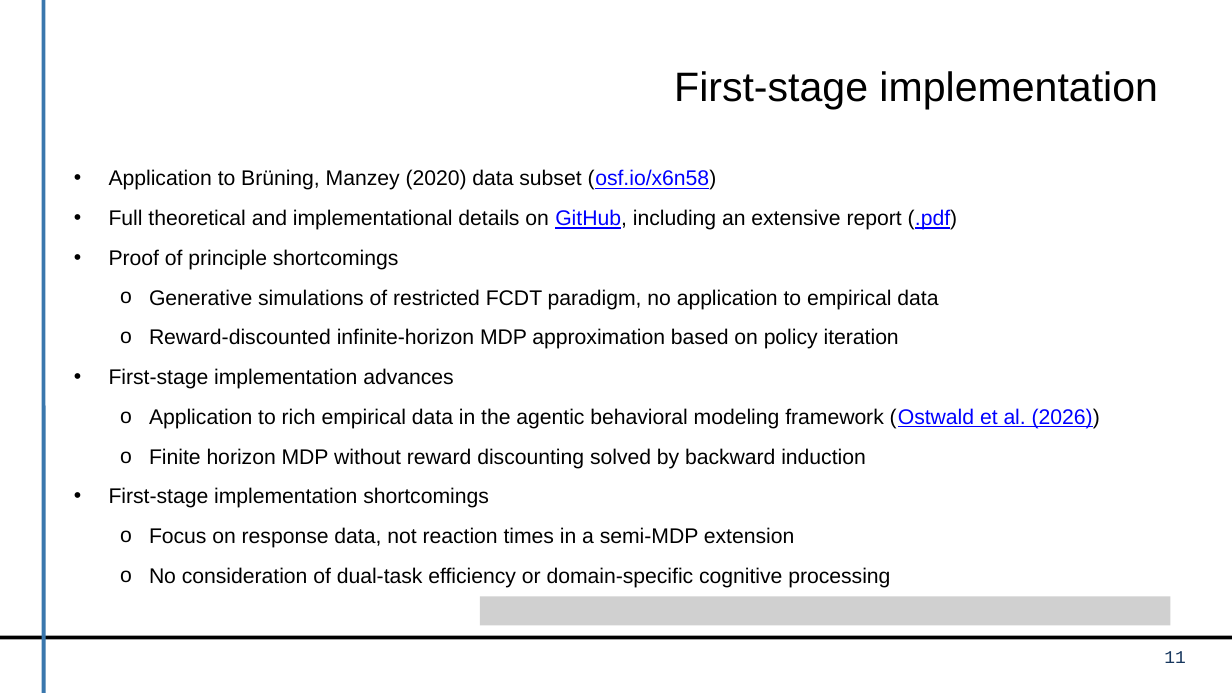
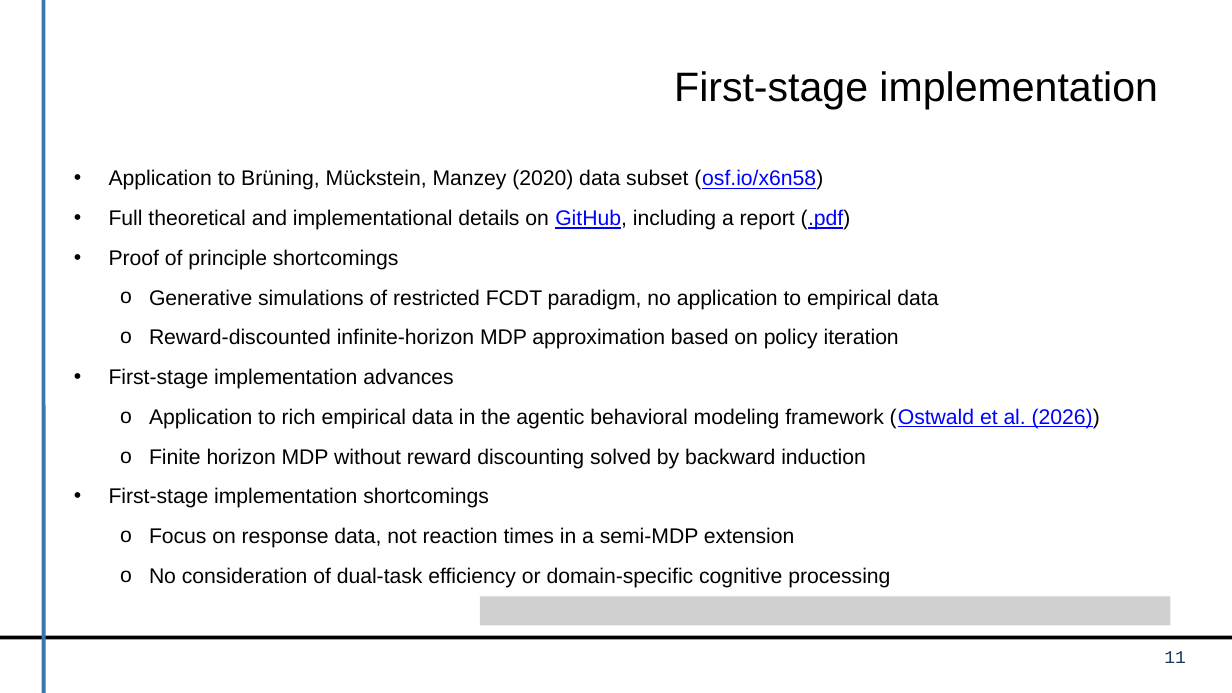
Before and after one commit to dirk-ostwald/Optimal-dual-task-performance, a slide deck: slide 11 of presentation/TP3-Kick-Off-Presentation.pptx. Drawn at 1232x693 pixels with LibreOffice and Linux fonts; fonts in the diff are those of the drawing; grey boxes stand for pictures; background and template pictures are left out. Boxes give left, top, right and bottom in pixels: in the first picture for what was removed or moved away, otherwise in the second. Text is boxed around its words. In the diff, an @@ line names an element or a change of style, - is before the commit and + after.

```diff
--- a/presentation/TP3-Kick-Off-Presentation.pptx
+++ b/presentation/TP3-Kick-Off-Presentation.pptx
@@ text at [109, 169, 851, 230]: text changed @@
-• Application to Brüning, Manzey (2020) data subset (osf.io/x6n58)
-• Full theoretical and implementational details on GitHub, including an extensive report (.pdf)
+• Application to Brüning, Mückstein, Manzey (2020) data subset (osf.io/x6n58)
+• Full theoretical and implementational details on GitHub, including a report (.pdf)
```
Also in this commit, not shown: 4 other slides changed, 2 slides added, 2 other files.
